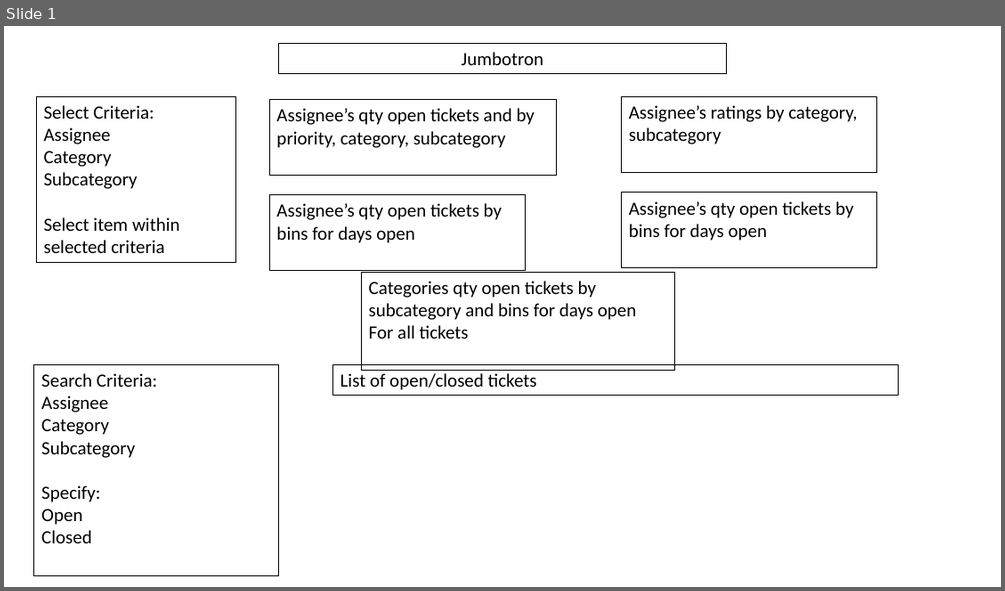
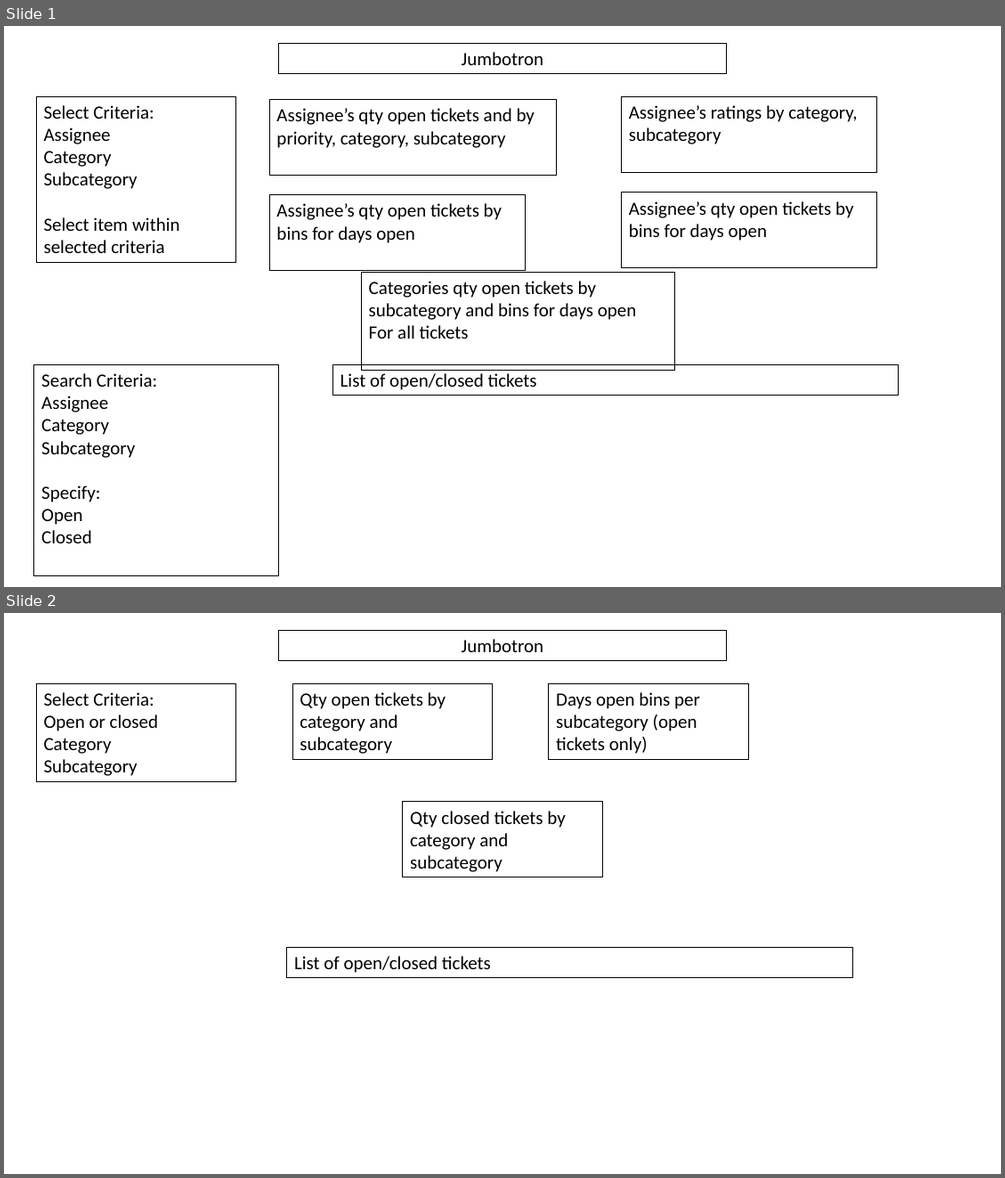
Before and after one commit to mshideler/CyberTickets, a slide deck: Resources/Mockup.pptx. Shown one above the other, each under a label of ours: slide 1 before the commit, slides 1 and 2 after it. The pictures are 1005x591 and 1005x1178 pixels, drawn with LibreOffice and Linux fonts; fonts in the diff are those of the drawing. Boxes give left, top, right and bottom in pixels: in the first picture for what was removed or moved away, otherwise in the second. Text is boxed around its words. In the diff, an @@ line names an element or a change of style, - is before the commit and + after.

Commit message:
Added subcategory plot

```diff
--- a/Resources/Mockup.pptx
+++ b/Resources/Mockup.pptx
@@ slide 2 added at (x1=4, y1=613, x2=1001, y2=1174), background #FFFFFF @@
@@ rectangle added at (x1=279, y1=630, x2=727, y2=660), outline #000000 0.75 pt, 18 pt, text #000000 @@
+Jumbotron
@@ rectangle added at (x1=36, y1=683, x2=235, y2=781), outline #000000 0.75 pt, 18 pt, text #000000 @@
+Select Criteria:
+Open or closed
+Category
+Subcategory
@@ rectangle added at (x1=292, y1=683, x2=493, y2=759), outline #000000 0.75 pt, 18 pt, text #000000 @@
+Qty open tickets by category and subcategory
@@ rectangle added at (x1=549, y1=683, x2=748, y2=759), outline #000000 0.75 pt, 18 pt, text #000000 @@
+Days open bins per subcategory (open tickets only)
@@ rectangle added at (x1=403, y1=802, x2=602, y2=877), outline #000000 0.75 pt, 18 pt, text #000000 @@
+Qty closed tickets by category and subcategory
@@ rectangle added at (x1=287, y1=948, x2=852, y2=977), outline #000000 0.75 pt, 18 pt, text #000000 @@
+List of open/closed tickets
```
Also in this commit, not shown: 3 other files.
